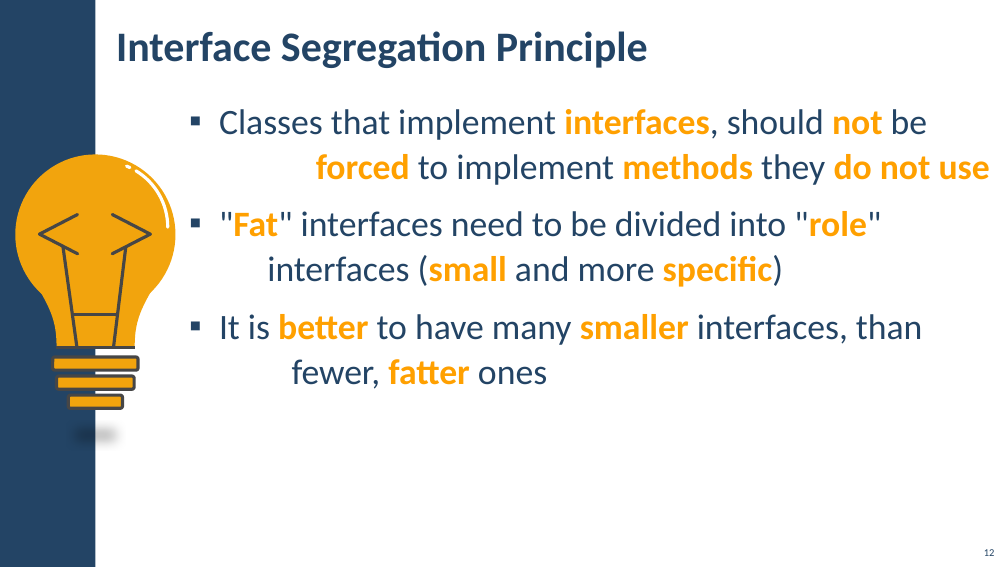
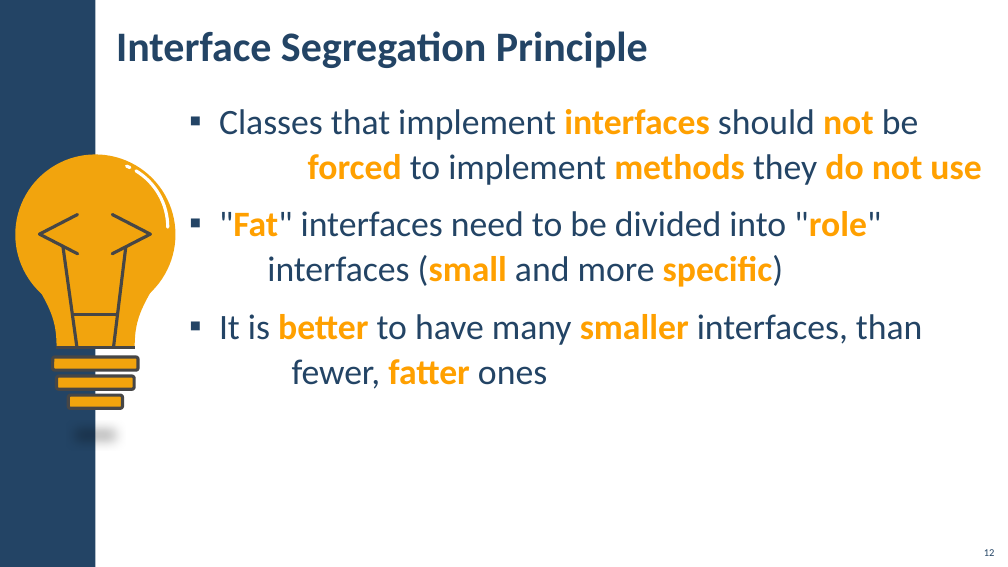
Before and after one commit to DBeneva/JavaScript, a slide deck: slide 12 of 06 - Angular/03 - DI, Intro to RxJS, Services/00 - Presentation/03. Angular-Fundamentals-Dependency-Injection-and-Services.pptx. Drawn at 1008x567 pixels with LibreOffice and Linux fonts; fonts in the diff are those of the drawing; background and template pictures are left out. Boxes give left, top, right and bottom in pixels: in the first picture for what was removed or moved away, otherwise in the second. Text is boxed around its words. In the diff, an @@ line names an element or a change of style, - is before the commit and + after.

```diff
--- a/06 - Angular/03 - DI, Intro to RxJS, Services/00 - Presentation/03. Angular-Fundamentals-Dependency-Injection-and-Services.pptx
+++ b/06 - Angular/03 - DI, Intro to RxJS, Services/00 - Presentation/03. Angular-Fundamentals-Dependency-Injection-and-Services.pptx
@@ text at bbox=[219, 109, 981, 185]: text changed @@
-▪ Classes that implement interfaces, should not be forced to implement methods they do not use
+▪ Classes that implement interfaces should not be forced to implement methods they do not use
```
Also in this commit, not shown: 3 other slides changed, 49 other files.
